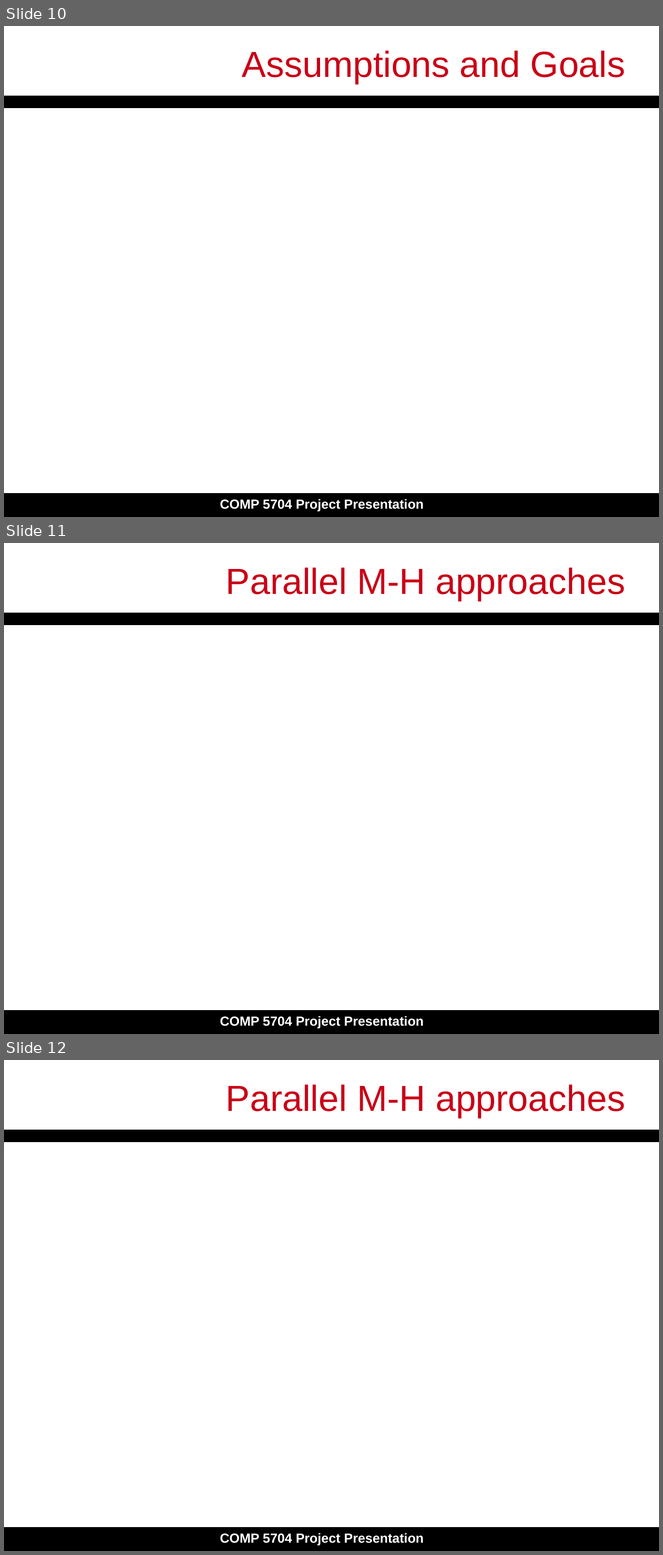
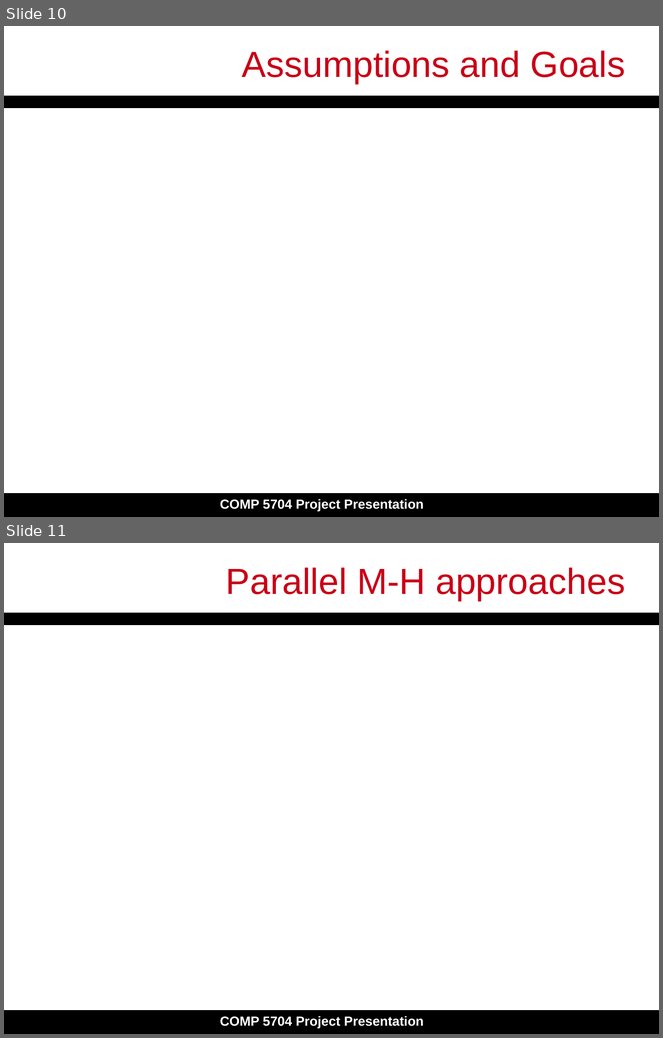
Before and after one commit to bbejanov/parMH, a slide deck: Slide_Presentation.pptx. Shown one above the other, each under a label of ours: slides 10, 11 and 12 before the commit, slides 10 and 11 after it. The pictures are 663x1555 and 663x1038 pixels, drawn with LibreOffice and Linux fonts; fonts in the diff are those of the drawing; grey boxes stand for pictures. Boxes give left, top, right and bottom in pixels: in the first picture for what was removed or moved away, otherwise in the second. Text is boxed around its words. In the diff, an @@ line names an element or a change of style, - is before the commit and + after.

```diff
--- a/Slide_Presentation.pptx
+++ b/Slide_Presentation.pptx
@@ slide 11 removed at <box>4,543,659,1034</box>, background #FFFFFF; not listed: 3 template elements that a slide beside it also shows @@
@@ title removed at <box>226,567,625,601</box> @@
-Parallel M-H approaches
@@ what was slide 12 is now slide 11 @@
```
Also in this commit, not shown: 9 slides changed, 1 slide added, 2 other slides removed, 10 other files.
